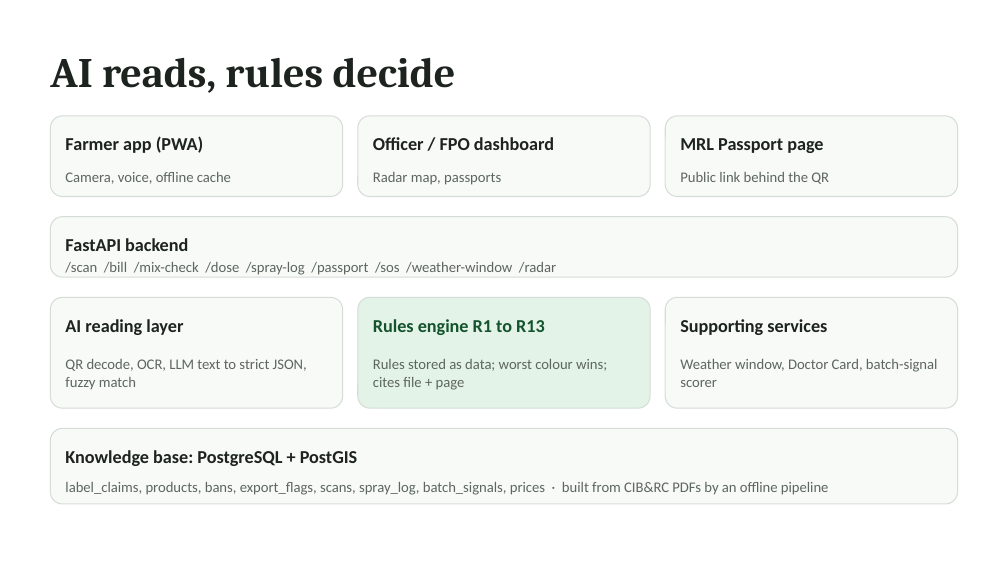
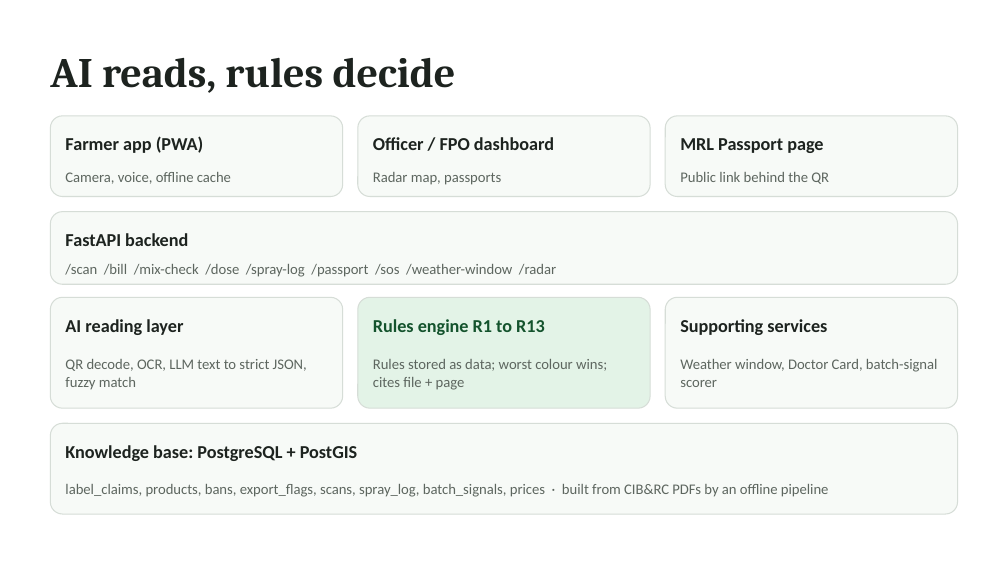
Before and after one commit to meenakshisatpathy20-del/dawacheck, a slide deck: slide 7 of docs/DawaCheck_pitch.pptx. Drawn at 1008x567 pixels with LibreOffice and Linux fonts; fonts in the diff are those of the drawing. Boxes give left, top, right and bottom in pixels: in the first picture for what was removed or moved away, otherwise in the second. Text is boxed around its words. In the diff, an @@ line names an element or a change of style, - is before the commit and + after.

```diff
--- a/docs/DawaCheck_pitch.pptx
+++ b/docs/DawaCheck_pitch.pptx
@@ rounded rectangle: place and size @@
-rounded rectangle at <box>50,217,958,277</box>
+rounded rectangle at <box>50,212,958,284</box>
@@ rounded rectangle at <box>50,212,958,284</box>: proportions changed @@
@@ text "FastAPI backend": place and size @@
-text "FastAPI backend" at <box>65,238,188,251</box>
+text "FastAPI backend" at <box>65,233,188,246</box>
@@ rounded rectangle at <box>50,423,958,514</box>: proportions changed @@
@@ rounded rectangle: place and size @@
-rounded rectangle at <box>50,428,958,504</box>
+rounded rectangle at <box>50,423,958,514</box>
@@ text "Knowledge base: PostgreSQL + PostGIS": place and size @@
-text "Knowledge base: PostgreSQL + PostGIS" at <box>65,450,357,466</box>
+text "Knowledge base: PostgreSQL + PostGIS" at <box>65,445,357,461</box>
```
Also in this commit, not shown: 4 other slides changed, 17 other files.
